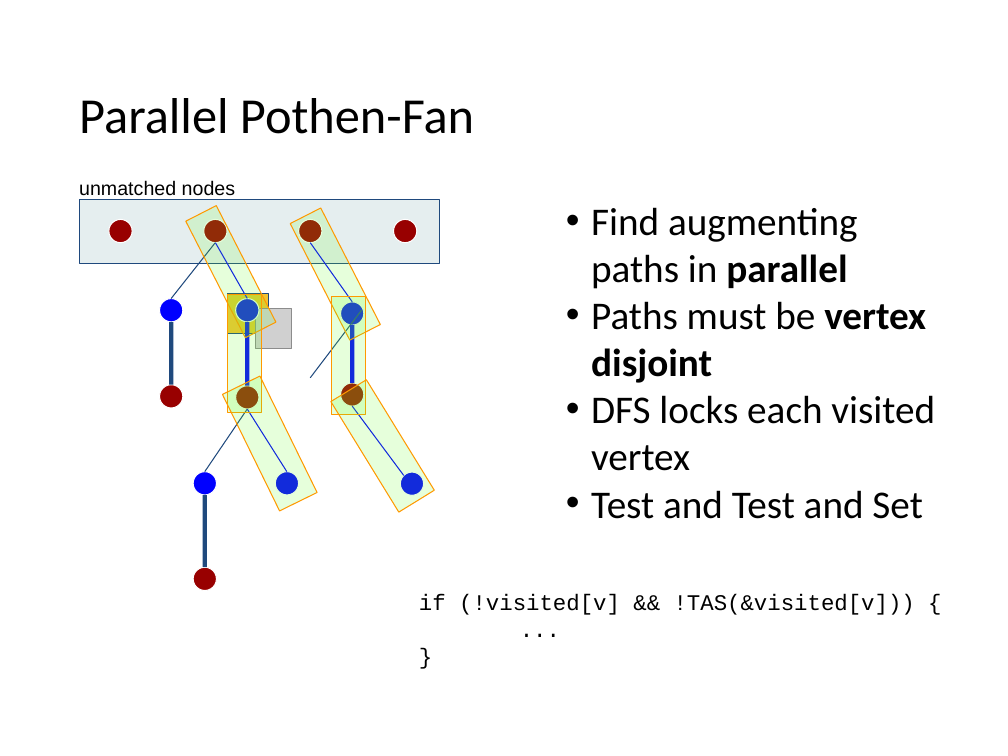
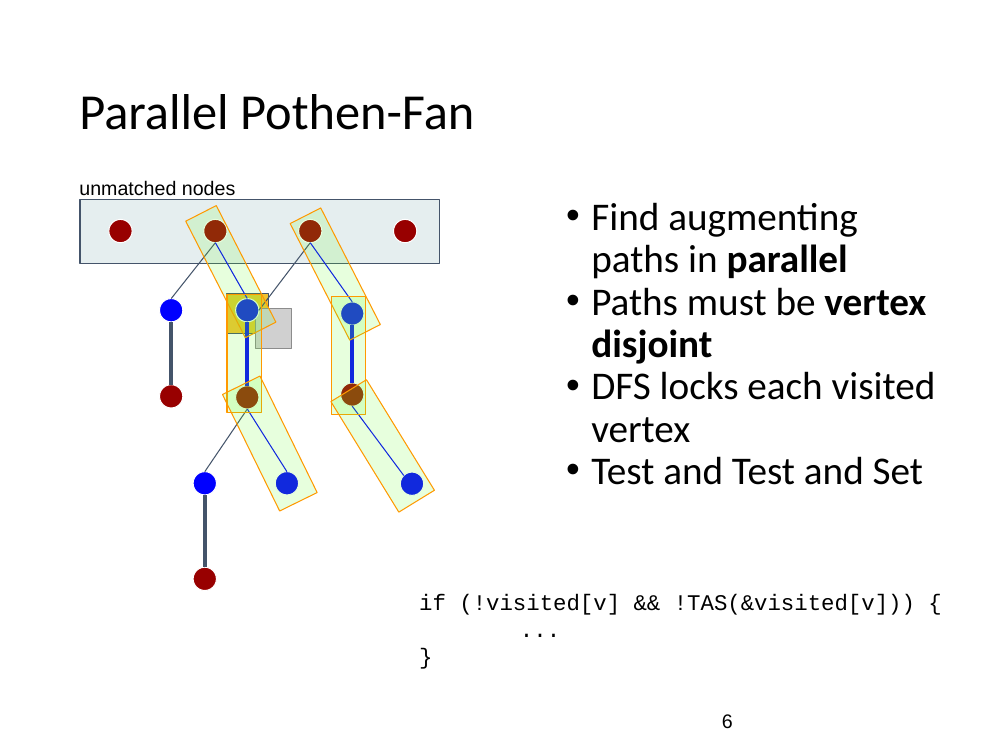
Before and after one commit to suem/dphpc-project, a slide deck: slide 6 of Final Presentation.pptx. Drawn at 1008x756 pixels with LibreOffice and Linux fonts; fonts in the diff are those of the drawing; grey boxes stand for pictures. Boxes give left, top, right and bottom in pixels: in the first picture for what was removed or moved away, otherwise in the second. Text is boxed around its words. In the diff, an @@ line names an element or a change of style, - is before the commit and + after.

```diff
--- a/Final Presentation.pptx
+++ b/Final Presentation.pptx
@@ title "Parallel Pothen-Fan" at <box>79,94,474,130</box>: line spacing 1 to 0.9 @@
@@ rectangle at <box>80,200,439,263</box>: outline #1F497D 0.74 pt to #44546A 0.75 pt @@
@@ text "Find augmenting paths in parallel" at <box>591,202,936,485</box>: line spacing 1 to 0.9 @@
@@ freeform shape removed at <box>171,243,216,298</box> @@
@@ freeform shape removed at <box>216,243,248,298</box> @@
@@ line added from (259, 310) to (310, 243), #44546A 0.75 pt @@
@@ freeform shape removed at <box>310,243,353,302</box> @@
@@ line added from (310, 243) to (352, 302), #0000FF 0.75 pt @@
@@ rectangle at <box>227,293,269,334</box>: outline #1F497D 0.74 pt to #44546A 0.75 pt @@
@@ fill #6FFF2F at 17% opacity to #6FFF2F at 16% opacity; outline #FF9900 0.74 pt to #FF9900 0.75 pt in 5 elements at <box>186,206,276,338</box>, <box>227,294,261,412</box>, <box>222,377,317,512</box>, <box>291,208,381,340</box>, <box>332,296,366,414</box> @@
@@ freeform shape removed at <box>171,322,171,384</box> @@
@@ freeform shape removed at <box>310,310,362,378</box> @@
@@ outline #FFFFFF 0.74 pt to #FFFFFF 0.75 pt in 7 elements at <box>298,220,322,243</box>, <box>159,298,182,322</box>, <box>236,298,259,322</box>, <box>159,385,182,408</box>, <box>194,472,217,495</box>, <box>194,568,217,591</box>, <box>341,302,364,326</box> @@
@@ freeform shape removed at <box>352,326,352,383</box> @@
@@ line added from (352, 326) to (352, 383), #0000FF 3 pt @@
@@ freeform shape removed at <box>205,409,247,472</box> @@
@@ freeform shape removed at <box>247,409,286,472</box> @@
@@ freeform shape removed at <box>205,495,205,568</box> @@
@@ group added at <box>171,243,287,568</box>: 6 lines @@
@@ page number added at <box>722,714,733,729</box>, 14 pt, text #000000 @@
+6
```
Also in this commit, not shown: 14 other slides changed.
